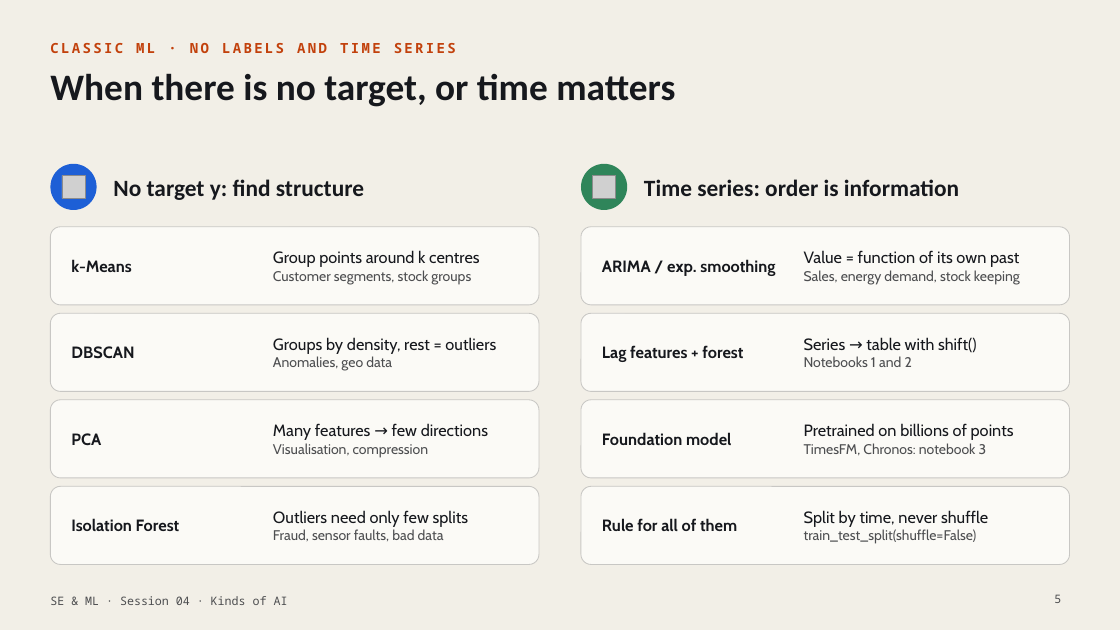
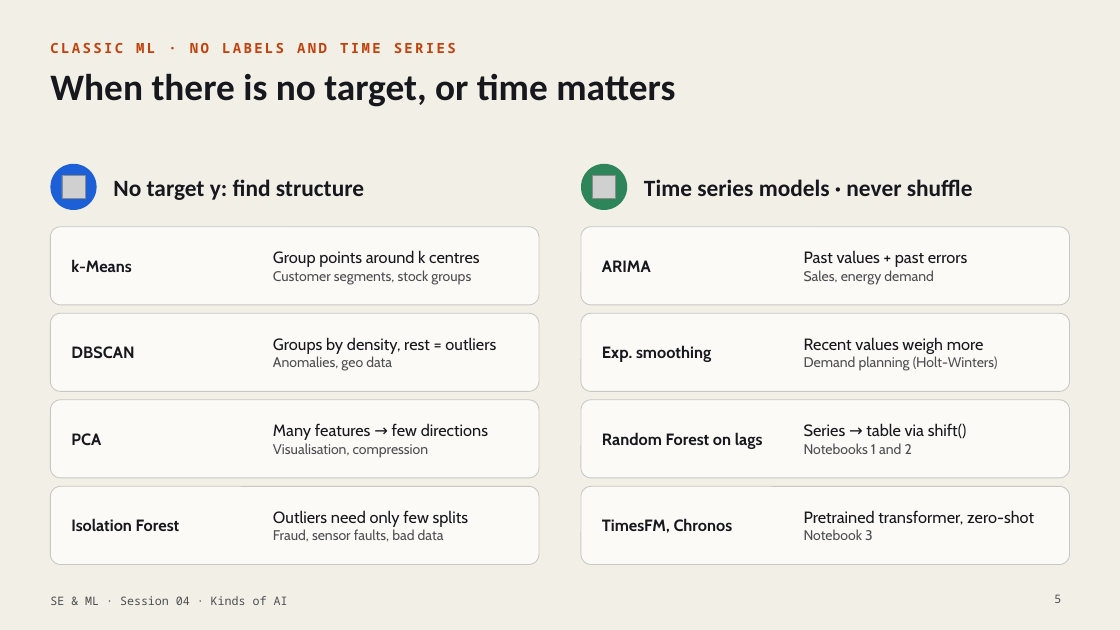
Before and after one commit to b3rtram/uas_ml, a slide deck: slide 5 of wintersemester_2026_27/lecture04_model/SE_ML_Session_4_Kinds_of_AI.pptx. Drawn at 1120x630 pixels with LibreOffice and Linux fonts; fonts in the diff are those of the drawing; grey boxes stand for pictures. Boxes give left, top, right and bottom in pixels: in the first picture for what was removed or moved away, otherwise in the second. Text is boxed around its words. In the diff, an @@ line names an element or a change of style, - is before the commit and + after.

Commit message:
lecture05

```diff
--- a/wintersemester_2026_27/lecture04_model/SE_ML_Session_4_Kinds_of_AI.pptx
+++ b/wintersemester_2026_27/lecture04_model/SE_ML_Session_4_Kinds_of_AI.pptx
@@ text at (x1=644, y1=179, x2=973, y2=196): text changed @@
-Time series: order is information
+Time series models · never shuffle
@@ text at (x1=602, y1=260, x2=651, y2=272): text changed @@
-ARIMA / exp. smoothing
+ARIMA
@@ text at (x1=804, y1=250, x2=968, y2=285): text changed; size 12 to 14 pt; text colour #4D4E50 to #16181D @@
-Value = function of its own past
-Sales, energy demand, stock keeping
+Past values + past errors
+Sales, energy demand
@@ text at (x1=602, y1=345, x2=711, y2=362): text changed @@
-Lag features + forest
+Exp. smoothing
@@ text at (x1=804, y1=337, x2=998, y2=371): text changed; size 14 to 12 pt; text colour #16181D to #4D4E50 @@
-Series → table with shift()
-Notebooks 1 and 2
+Recent values weigh more
+Demand planning (Holt-Winters)
@@ text at (x1=602, y1=432, x2=763, y2=449): text changed @@
-Foundation model
+Random Forest on lags
@@ text at (x1=804, y1=423, x2=967, y2=454): text changed @@
-Pretrained on billions of points
-TimesFM, Chronos: notebook 3
+Series → table via shift()
+Notebooks 1 and 2
@@ text at (x1=602, y1=518, x2=733, y2=533): text changed @@
-Rule for all of them
+TimesFM, Chronos
@@ text at (x1=804, y1=510, x2=1034, y2=540): text changed; size 12 to 14 pt; text colour #4D4E50 to #16181D @@
-Split by time, never shuffle
-train_test_split(shuffle=False)
+Pretrained transformer, zero-shot
+Notebook 3
```
Also in this commit, not shown: 33 other files.
